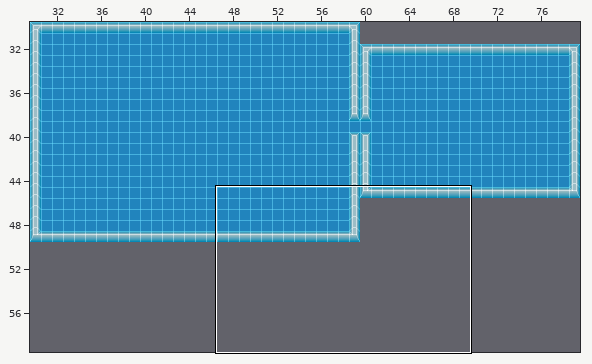
Tiled map: assets/tiled files/initialstage.tmx. Above, an overview of the earlier version with the close-up marked.
Close-up. As it was:
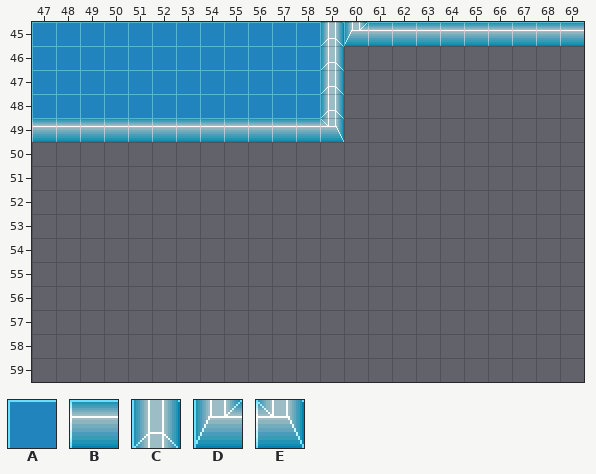
Cells are 24x24 px. Shown: x 47..69, y 45..59. The old version is drawn lined up with the new one.
Key: from "tileset_test": A 6, B 37, C 48, D 60, E 62.
_ is an empty cell.
Layer "Mapa" before, first column x 47:
45 AAAAAAAAAAAACDBBBBBBBBB
46 AAAAAAAAAAAAC__________
47 AAAAAAAAAAAAC__________
48 AAAAAAAAAAAAC__________
49 BBBBBBBBBBBBE__________
50 _______________________
51 _______________________
52 _______________________
53 _______________________
54 _______________________
55 _______________________
56 _______________________
57 _______________________
58 _______________________
59 _______________________
New version:
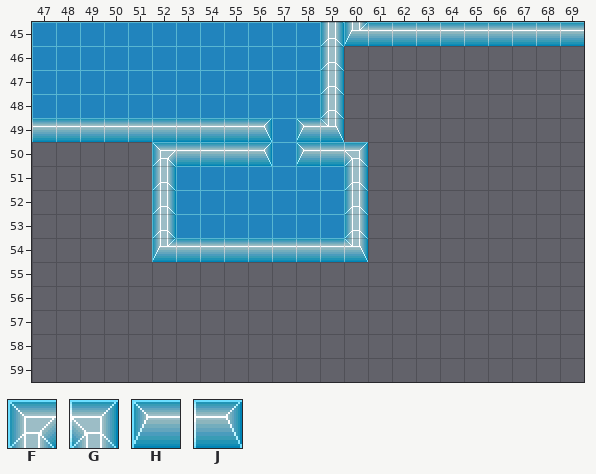
Further tiles: from "tileset_test": F 36, G 38, H 84, J 86.
Edits made:
map size 50x20 -> 80x80 cells (old content now starts at 30,30; both pictures use the new coordinates)
Layer "Mapa":
The author changed tile B to tile A in row 49 at x 57.
Tile A now appears in row 50 at x 57; in rows 51 to 53 at x 53 to 59.
Tile B now appears in row 50 at x 53 to 55 and 59; in row 54 at x 53 to 59.
Tile C now appears in rows 51 to 53 at x 52 and 60.
Tile D now appears in row 54 at x 52.
Tile E now appears in row 54 at x 60.
Tile F now appears in row 50 at x 52.
Tile G now appears in row 50 at x 60.
The author changed tile B to tile H in row 49 at x 58.
Tile H now appears in row 50 at x 58.
The author changed tile B to tile J in row 49 at x 56.
Tile J now appears in row 50 at x 56.
Boxes around the changes in both close-ups, in picture pixels (x1, y1, x2, y2):
changed: (152, 119, 368, 262)
